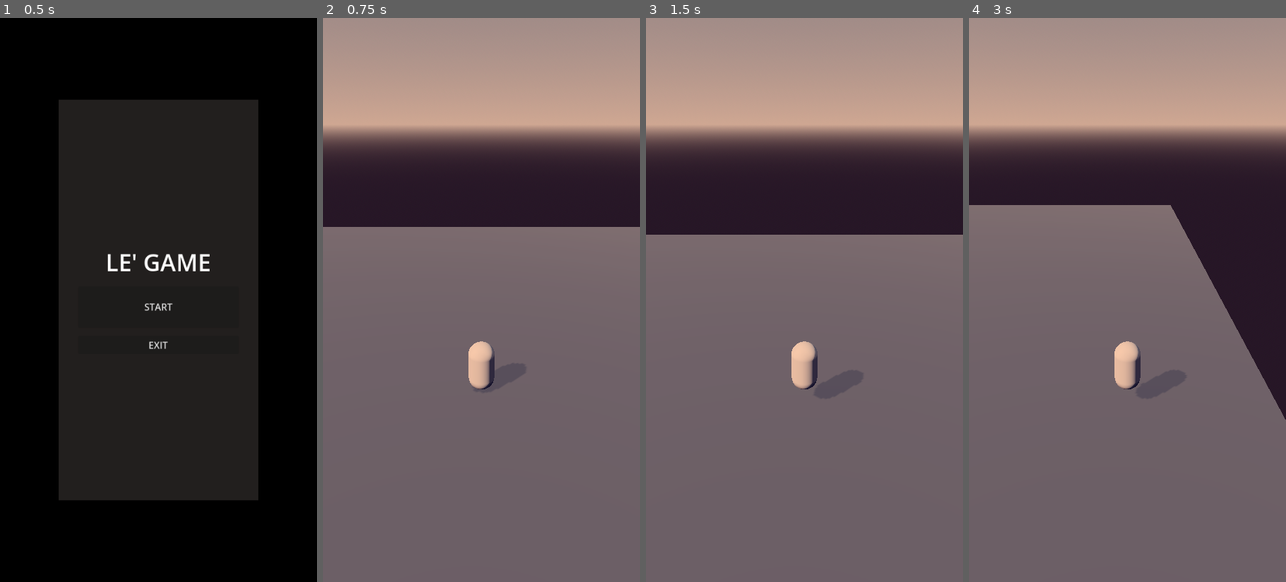
Above: before the commit, frames 1-4 (left to right).
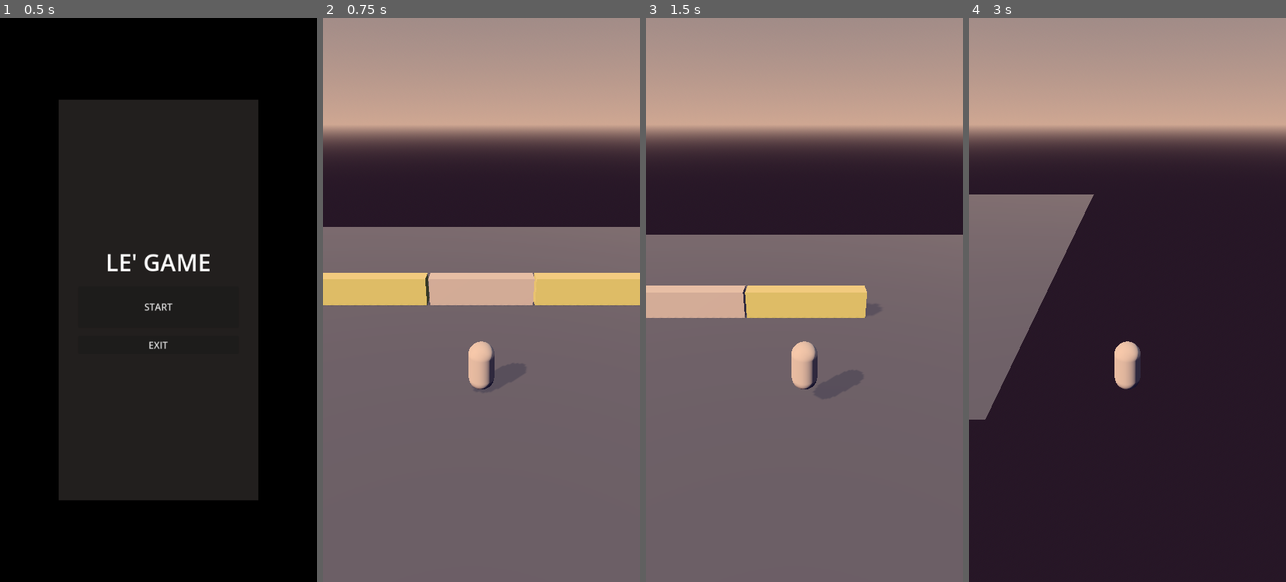
Above: after the commit, the same moments.

Repository: lentsius-bark/pixel-godot-course
Game: Godot game, scene res://scenes/main_menu.tscn
Same seed, same stepped clock (60 frames per second), same inputs: the game is played once before the commit and once after it.
Inputs:
- Up to frame 1 (0.5 s): no input
- Up to frame 2 (0.75 s): click "START" at 0.5 s
- Up to frame 3 (1.5 s): tap Enter (ui_accept) at 1.25 s; hold Right (ui_right) from 1.28 s (still down)
- Up to frame 4 (3 s): tap Enter (ui_accept) at 1.52, 2.27 s; release Right (ui_right) at 2.03 s; hold Down (ui_down) 2.03-2.78 s; hold Right (ui_right) from 2.78 s (still down)

Frame 1 is identical in both runs. In frame 2, 5.7% of the frame differs, in the area x 0-100%, y 45-51%; in frame 3, 4.0%; in frame 4, 52%, in the area x 0-100%, y 31-100%.

Commit message:
LESSON 2

Diff:
--- a/project.godot
+++ b/project.godot
@@ -24,6 +24,12 @@
 window/size/viewport_width=540
 window/size/viewport_height=960
 
+[layer_names]
+
+3d_physics/layer_1="world"
+3d_physics/layer_2="player"
+3d_physics/layer_3="traps"
+
 [rendering]
 
 renderer/rendering_method="mobile"
--- a/scenes/player.gd
+++ b/scenes/player.gd
@@ -1,8 +1,9 @@
 extends CharacterBody3D
 
+const JUMP_VELOCITY = 4.5
 
-const SPEED = 5.0
-const JUMP_VELOCITY = 4.5
+
+@export var stats : UnitStats
 
 
 func _physics_process(delta: float) -> void:
@@ -19,10 +20,10 @@
 	var input_dir := Input.get_vector("ui_left", "ui_right", "ui_up", "ui_down")
 	var direction := (transform.basis * Vector3(input_dir.x, 0, input_dir.y)).normalized()
 	if direction:
-		velocity.x = direction.x * SPEED * 4
-		velocity.z = direction.z * SPEED * 4
+		velocity.x = direction.x * stats.walk_speed * 4
+		velocity.z = direction.z * stats.walk_speed * 4
 	else:
-		velocity.x = move_toward(velocity.x, 0, SPEED)
-		velocity.z = move_toward(velocity.z, 0, SPEED)
+		velocity.x = move_toward(velocity.x, 0, stats.walk_speed)
+		velocity.z = move_toward(velocity.z, 0, stats.walk_speed)
 
 	move_and_slide()
--- a/scenes/the_game.tscn
+++ b/scenes/the_game.tscn
@@ -1,6 +1,8 @@
-[gd_scene load_steps=11 format=3 uid="uid://cb2m4tpsggr31"]
+[gd_scene load_steps=23 format=3 uid="uid://cb2m4tpsggr31"]
 
 [ext_resource type="PackedScene" uid="uid://dv8tfvucnqtwp" path="res://scenes/player.tscn" id="1_fvb1p"]
+[ext_resource type="Script" path="res://scripts/door.gd" id="1_p5h11"]
+[ext_resource type="Script" path="res://scripts/unit_stats_resource.gd" id="2_vp1i6"]
 [ext_resource type="Script" path="res://scenes/camera_pivot.gd" id="2_vr3dy"]
 
 [sub_resource type="Gradient" id="Gradient_whhod"]
@@ -30,6 +32,68 @@
 material = SubResource("StandardMaterial3D_1d67c")
 size = Vector2(50, 50)
 
+[sub_resource type="BoxShape3D" id="BoxShape3D_o34td"]
+size = Vector3(6.87, 3.24, 1)
+
+[sub_resource type="StandardMaterial3D" id="StandardMaterial3D_8nine"]
+albedo_color = Color(0.5907, 0.66, 0.2442, 1)
+
+[sub_resource type="BoxMesh" id="BoxMesh_hj2so"]
+material = SubResource("StandardMaterial3D_8nine")
+size = Vector3(6.87, 3.24, 1)
+
+[sub_resource type="SphereShape3D" id="SphereShape3D_rxb56"]
+radius = 4.67833
+
+[sub_resource type="BoxShape3D" id="BoxShape3D_xi08w"]
+size = Vector3(5.875, 3.26, 1)
+
+[sub_resource type="BoxMesh" id="BoxMesh_jwepv"]
+size = Vector3(5.875, 3.26, 1)
+
+[sub_resource type="Animation" id="Animation_eaqou"]
+length = 0.001
+tracks/0/type = "value"
+tracks/0/imported = false
+tracks/0/enabled = true
+tracks/0/path = NodePath("AnimatableBody3D:position")
+tracks/0/interp = 1
+tracks/0/loop_wrap = true
+tracks/0/keys = {
+"times": PackedFloat32Array(0),
+"transitions": PackedFloat32Array(1),
+"update": 0,
+"values": [Vector3(0, 0, 0)]
+}
+
+[sub_resource type="Animation" id="Animation_jnrfu"]
+resource_name = "open"
+tracks/0/type = "value"
+tracks/0/imported = false
+tracks/0/enabled = true
+tracks/0/path = NodePath("AnimatableBody3D:position")
+tracks/0/interp = 1
+tracks/0/loop_wrap = true
+tracks/0/keys = {
+"times": PackedFloat32Array(0, 1),
+"transitions": PackedFloat32Array(0.329877, 1),
+"update": 0,
+"values": [Vector3(0, 0, 0), Vector3(0, -1.78, 0)]
+}
+
+[sub_resource type="AnimationLibrary" id="AnimationLibrary_r0tkj"]
+_data = {
+"RESET": SubResource("Animation_eaqou"),
+"open": SubResource("Animation_jnrfu")
+}
+
+[sub_resource type="Resource" id="Resource_tekhk"]
+script = ExtResource("2_vp1i6")
+unit_name = "John"
+unit_description = "A good man"
+health = 100
+walk_speed = 8.0
+
 [node name="TheGame" type="Node3D"]
 
 [node name="Environment" type="Node3D" parent="."]
@@ -53,7 +117,60 @@
 transform = Transform3D(1, 0, 0, 0, -4.37114e-08, 1, 0, -1, -4.37114e-08, 0, 0, 0)
 mesh = SubResource("QuadMesh_nmvb5")
 
+[node name="Wall" type="StaticBody3D" parent="WorldGeomtry"]
+transform = Transform3D(1, 0, 0, 0, 1, 0, 0, 0, 1, -6.54711, 0, -7.71022)
+
+[node name="CollisionShape3D" type="CollisionShape3D" parent="WorldGeomtry/Wall"]
+shape = SubResource("BoxShape3D_o34td")
+metadata/_edit_lock_ = true
+
+[node name="MeshInstance3D" type="MeshInstance3D" parent="WorldGeomtry/Wall"]
+mesh = SubResource("BoxMesh_hj2so")
+metadata/_edit_lock_ = true
+
+[node name="Wall2" type="StaticBody3D" parent="WorldGeomtry"]
+transform = Transform3D(1, 0, 0, 0, 1, 0, 0, 0, 1, 6.4904, 0, -7.71022)
+
+[node name="CollisionShape3D" type="CollisionShape3D" parent="WorldGeomtry/Wall2"]
+shape = SubResource("BoxShape3D_o34td")
+metadata/_edit_lock_ = true
+
+[node name="MeshInstance3D" type="MeshInstance3D" parent="WorldGeomtry/Wall2"]
+mesh = SubResource("BoxMesh_hj2so")
+metadata/_edit_lock_ = true
+
+[node name="Door" type="Node3D" parent="WorldGeomtry" node_paths=PackedStringArray("area", "anim_player", "door_node")]
+transform = Transform3D(1, 0, 0, 0, 1, 0, 0, 0, 1, 0, 0, -7.71037)
+script = ExtResource("1_p5h11")
+area = NodePath("Area3D")
+anim_player = NodePath("AnimationPlayer")
+door_node = NodePath("AnimatableBody3D")
+
+[node name="Area3D" type="Area3D" parent="WorldGeomtry/Door"]
+collision_layer = 0
+collision_mask = 2
+
+[node name="CollisionShape3D" type="CollisionShape3D" parent="WorldGeomtry/Door/Area3D"]
+shape = SubResource("SphereShape3D_rxb56")
+
+[node name="AnimatableBody3D" type="AnimatableBody3D" parent="WorldGeomtry/Door"]
+sync_to_physics = false
+
+[node name="CollisionShape3D" type="CollisionShape3D" parent="WorldGeomtry/Door/AnimatableBody3D"]
+shape = SubResource("BoxShape3D_xi08w")
+
+[node name="MeshInstance3D" type="MeshInstance3D" parent="WorldGeomtry/Door/AnimatableBody3D"]
+mesh = SubResource("BoxMesh_jwepv")
+
+[node name="AnimationPlayer" type="AnimationPlayer" parent="WorldGeomtry/Door"]
+libraries = {
+"": SubResource("AnimationLibrary_r0tkj")
+}
+
 [node name="player" parent="." instance=ExtResource("1_fvb1p")]
+collision_layer = 2
+collision_mask = 5
+stats = SubResource("Resource_tekhk")
 
 [node name="CameraPivot" type="Node3D" parent="." node_paths=PackedStringArray("target")]
 script = ExtResource("2_vr3dy")
--- /dev/null
+++ b/scripts/door.gd
@@ -0,0 +1,31 @@
+class_name Door extends Node3D
+
+@export var area : Area3D
+@export var anim_player : AnimationPlayer
+@export var door_node : AnimatableBody3D
+
+var door_tween : Tween
+
+func _ready() -> void:
+	area.body_entered.connect(on_body_entered)
+	area.body_exited.connect(on_body_exited)
+
+func on_body_entered(_body : Node3D) -> void:
+	if door_tween:
+		door_tween.kill()
+	door_tween = get_tree().create_tween().set_loops()
+	door_tween = create_tween().set_parallel().set_ease(Tween.EASE_OUT).set_trans(Tween.TRANS_BACK)
+	door_tween.tween_property(door_node, "position", Vector3.UP * -1.5, 1.0)
+	#door_tween.tween_property(door_node, "position", Vector3.ZERO, 1.0).set_delay(2.0)
+	#door_tween.tween_property(door_node, "rotation:y", PI * 2, 1.0).as_relative()
+
+
+
+
+func on_body_exited(_body : Node3D) -> void:
+	return
+	if door_tween:
+		door_tween.kill()
+	door_tween = get_tree().create_tween().set_loops()
+	door_tween = create_tween().set_parallel().set_ease(Tween.EASE_OUT).set_trans(Tween.TRANS_BACK)
+	door_tween.tween_property(door_node, "position", Vector3.ZERO, 1.0)
--- /dev/null
+++ b/scripts/unit_stats_resource.gd
@@ -0,0 +1,9 @@
+class_name UnitStats extends Resource
+
+@export_group("words")
+@export var unit_name : String = "John"
+@export_multiline var unit_description : String = "A good man"
+
+@export_group("numbers")
+@export var health : int = 100
+@export_range(1.0, 34) var walk_speed : float = 8.0
